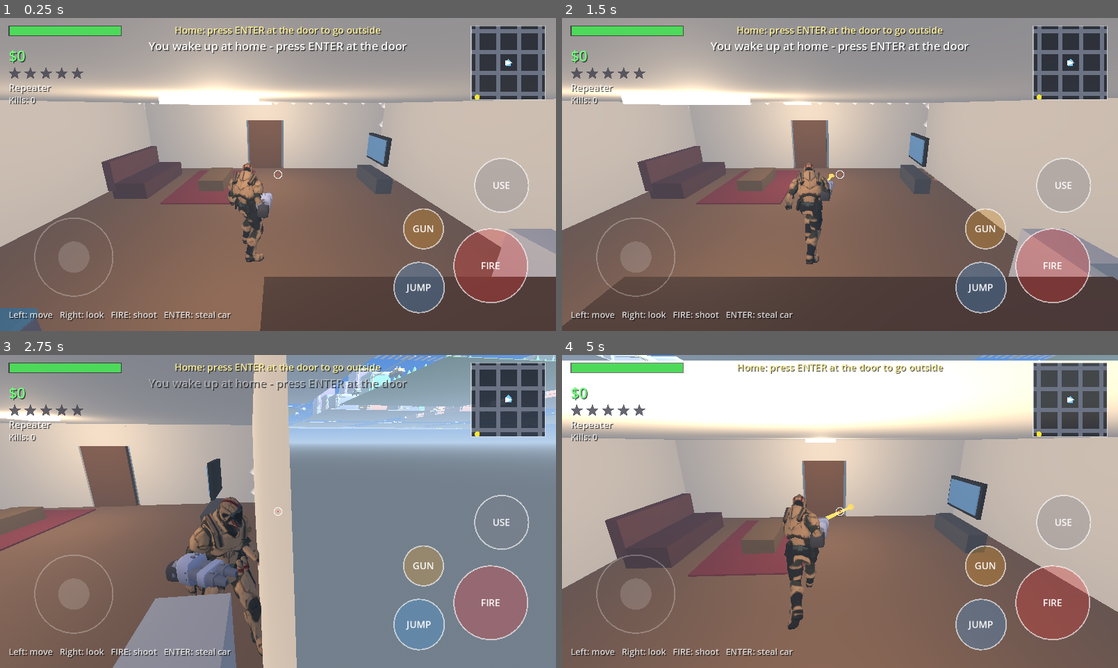
Above: before the commit, frames 1-4 (two rows, left to right).
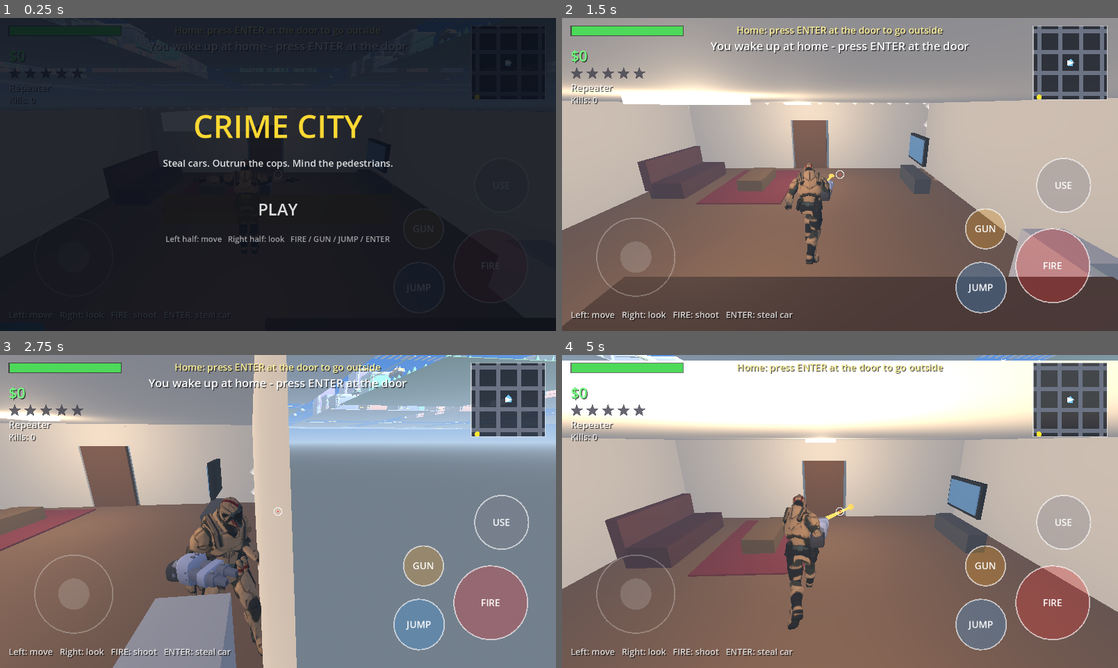
Above: after the commit, the same moments.

Repository: alikhanpkfhg/open-world-crime-city
Game: Godot game, scene res://scenes/main.tscn
Same seed, same stepped clock (60 frames per second), same inputs: the game is played once before the commit and once after it.
Inputs (mouse positions are in pixels of both pictures, inside the frame that each line leads up to):
- Up to frame 1 (0.25 s): no input
- Up to frame 2 (1.5 s): click (840, 208) at 0.5 s, where only the run after the commit has a clickable "PLAY"; tap Enter at 1.25 s; move the mouse to (962, 158) at 1.27 s; hold D from 1.28 s (still down); hold F from 1.28 s (still down); click (962, 158) at 1.42 s
- Up to frame 3 (2.75 s): tap Space at 1.52 s; release D at 2 s; release F at 2 s; drag from (166, 527) to (250, 574) at 2.02 s
- Up to frame 4 (5 s): move the mouse to (895, 442) at 2.77 s; hold D 2.78-3.5 s; tap E at 2.85 s; drag from (812, 574) to (673, 464) at 3.52 s; move the mouse to (1006, 558) at 4.27 s; hold A from 4.28 s (still down); hold F from 4.28 s (still down); tap Space at 4.52 s

The runs differ from the first frame. In frame 1, 100% of the frame differs, in the area x 0-100%, y 0-100%; in frame 2, less than 0.1%; in frame 3, 0.5%; in frame 4, less than 0.1%.

Commit message:
Add a rocket launcher and a main menu
Rocket Launcher: third weapon (cycled with GUN), fires a rocket from the
muzzle along the camera aim that explodes on contact — blast damage to
cars, pedestrians, corpses and the shooter. Launcher built from primitives.

Main menu: title screen over the paused city; PLAY unpauses.

Diff:
--- a/scripts/main.gd
+++ b/scripts/main.gd
@@ -7,6 +7,7 @@
 const PickupScript = preload("res://scripts/pickup.gd")
 const PlayerScript = preload("res://scripts/player.gd")
 const HudScript = preload("res://scripts/hud.gd")
+const MenuScript = preload("res://scripts/menu.gd")
 const HouseScript = preload("res://scripts/house.gd")
 
 const CARS: Array = [
@@ -42,6 +43,7 @@
 var beacon_ring: MeshInstance3D
 var player
 var house
+var menu
 
 
 func _ready() -> void:
@@ -64,6 +66,7 @@
 	_build_marker()
 	G.ped_died.connect(func() -> void: ped_pending += 1)
 	G.message.emit("You wake up at home - press ENTER at the door")
+	_build_menu()
 	# Roadmap
 	# 1. More vehicles (sports car, police cruiser model) and motorbikes.
 	# 2. Missions: timed deliveries, chase-the-suspect, taxi fares.
@@ -321,6 +324,7 @@
 	player.global_position = house.interior_spawn
 	G.cam_yaw = -PI * 0.5
 	player.model.rotation.y = G.cam_yaw
+	player._process(0.0)  # Place the camera once, before the menu unpauses.
 
 
 func _build_hud() -> void:
@@ -329,6 +333,13 @@
 	var hud := Control.new()
 	hud.set_script(HudScript)
 	layer.add_child(hud)
+
+
+func _build_menu() -> void:
+	menu = MenuScript.new()
+	menu.name = "MainMenu"
+	add_child(menu)
+	get_tree().paused = true
 
 
 func _make_car(idx: int, mode: int):
--- /dev/null
+++ b/scripts/menu.gd
@@ -0,0 +1,61 @@
+extends CanvasLayer
+# Main menu: a title screen over the paused city. The world is built and then
+# the tree is paused; PLAY unpauses, so the city is already loaded behind it.
+
+var font: Font
+
+
+func _ready() -> void:
+	process_mode = Node.PROCESS_MODE_ALWAYS
+	layer = 10
+	font = ThemeDB.fallback_font
+
+	var bg := ColorRect.new()
+	bg.color = Color(0.03, 0.05, 0.09, 0.85)
+	bg.set_anchors_and_offsets_preset(Control.PRESET_FULL_RECT)
+	add_child(bg)
+
+	var box := VBoxContainer.new()
+	box.set_anchors_and_offsets_preset(Control.PRESET_CENTER)
+	box.grow_horizontal = Control.GROW_DIRECTION_BOTH
+	box.grow_vertical = Control.GROW_DIRECTION_BOTH
+	box.alignment = BoxContainer.ALIGNMENT_CENTER
+	box.add_theme_constant_override("separation", 20)
+	add_child(box)
+
+	var title := Label.new()
+	title.text = "CRIME CITY"
+	title.horizontal_alignment = HORIZONTAL_ALIGNMENT_CENTER
+	title.add_theme_font_size_override("font_size", 72)
+	title.add_theme_color_override("font_color", Color(1.0, 0.85, 0.2))
+	box.add_child(title)
+
+	var sub := Label.new()
+	sub.text = "Steal cars. Outrun the cops. Mind the pedestrians."
+	sub.horizontal_alignment = HORIZONTAL_ALIGNMENT_CENTER
+	sub.add_theme_font_size_override("font_size", 22)
+	sub.add_theme_color_override("font_color", Color(1, 1, 1, 0.85))
+	box.add_child(sub)
+
+	var spacer := Control.new()
+	spacer.custom_minimum_size = Vector2(0.0, 16.0)
+	box.add_child(spacer)
+
+	var play := Button.new()
+	play.text = "PLAY"
+	play.custom_minimum_size = Vector2(280.0, 70.0)
+	play.add_theme_font_size_override("font_size", 38)
+	play.pressed.connect(_start)
+	box.add_child(play)
+
+	var hint := Label.new()
+	hint.text = "Left half: move   Right half: look   FIRE / GUN / JUMP / ENTER"
+	hint.horizontal_alignment = HORIZONTAL_ALIGNMENT_CENTER
+	hint.add_theme_font_size_override("font_size", 18)
+	hint.add_theme_color_override("font_color", Color(1, 1, 1, 0.6))
+	box.add_child(hint)
+
+
+func _start() -> void:
+	get_tree().paused = false
+	queue_free()
--- a/scripts/player.gd
+++ b/scripts/player.gd
@@ -3,6 +3,7 @@
 
 const U = preload("res://scripts/util.gd")
 const C = preload("res://scripts/char_model.gd")
+const RocketScript = preload("res://scripts/rocket.gd")
 
 # Some gun models point +Z; flip this one line if a weapon looks back to front.
 const GUN_YAW: float = PI
@@ -10,6 +11,7 @@
 const WEAPONS: Array = [
 	{"name": "Repeater", "model": preload("res://models/weapons/blaster-repeater.glb"), "dmg": 14.0, "cd": 0.12, "pellets": 1, "spread": 0.012, "range": 75.0, "snd": "res://audio/blaster_repeater.ogg"},
 	{"name": "Scattergun", "model": preload("res://models/weapons/blaster.glb"), "dmg": 16.0, "cd": 0.55, "pellets": 5, "spread": 0.075, "range": 42.0, "snd": "res://audio/blaster.ogg"},
+	{"name": "Rocket Launcher", "model": null, "dmg": 0.0, "cd": 1.4, "pellets": 1, "spread": 0.0, "range": 95.0, "snd": "res://audio/impact.ogg", "rocket": true},
 ]
 
 var health: float = 100.0
@@ -53,7 +55,7 @@
 	gun_holder.position = Vector3(0.3, 1.14, -0.3)
 	model.add_child(gun_holder)
 	for w in WEAPONS:
-		var g: Node3D = U.fit_len(w["model"], 0.7)
+		var g: Node3D = U.rocket_launcher() if w.get("rocket", false) else U.fit_len(w["model"], 0.7)
 		g.rotation.y = GUN_YAW
 		g.position = Vector3(0.0, -0.06, -0.12)
 		g.visible = false
@@ -202,6 +204,9 @@
 		return
 	var w: Dictionary = WEAPONS[wi]
 	cd = w["cd"]
+	if w.get("rocket", false):
+		_fire_rocket()
+		return
 	var fwd: Vector3 = -cam.global_transform.basis.z
 	var head: Vector3 = global_position + Vector3(0.0, 1.5, 0.0)
 	var start: Vector3 = cam.global_position + fwd * (cam.global_position.distance_to(head) * 0.9)
@@ -234,6 +239,18 @@
 		U.spark(parent, hit_pos, Color(1.0, 0.85, 0.35), 0.12)
 
 
+# Rockets fly from the muzzle along the camera's aim and blow up on contact.
+func _fire_rocket() -> void:
+	var fwd: Vector3 = -cam.global_transform.basis.z
+	var yawm: float = model.rotation.y
+	var muzzle: Vector3 = gun_holder.global_position + Vector3(-sin(yawm), 0.0, -cos(yawm)) * 0.6
+	G.sfx("res://audio/impact.ogg", muzzle, -4.0, 1.3)
+	U.spark(get_parent(), muzzle, Color(1.0, 0.7, 0.3), 0.5)
+	var r = RocketScript.new()
+	get_parent().add_child(r)
+	r.start(muzzle, fwd)
+
+
 func _assist(start: Vector3, fwd: Vector3, rng_m: float, space: PhysicsDirectSpaceState3D, muzzle: Vector3) -> Node3D:
 	var best: Node3D = null
 	var best_along: float = 1.0e9
--- /dev/null
+++ b/scripts/rocket.gd
@@ -0,0 +1,129 @@
+extends Node3D
+# Rocket fired by the Rocket Launcher: flies straight from the muzzle and
+# explodes on the first thing it touches, damaging everything nearby.
+
+const U = preload("res://scripts/util.gd")
+
+const SPEED: float = 42.0
+const MAX_DIST: float = 95.0
+const RADIUS: float = 8.5
+const DMG: float = 130.0
+
+var vel: Vector3 = Vector3.ZERO
+var flown: float = 0.0
+var boom: bool = false
+var trail_t: float = 0.0
+
+
+func _ready() -> void:
+	# Body and warhead, drawn along the flight direction (-Z).
+	var mi := MeshInstance3D.new()
+	var cm := CylinderMesh.new()
+	cm.top_radius = 0.09
+	cm.bottom_radius = 0.09
+	cm.height = 0.55
+	cm.radial_segments = 8
+	mi.mesh = cm
+	mi.rotation.x = PI * 0.5
+	mi.material_override = U.unshaded(Color(1.0, 0.72, 0.3))
+	mi.cast_shadow = GeometryInstance3D.SHADOW_CASTING_SETTING_OFF
+	add_child(mi)
+	var tip := MeshInstance3D.new()
+	var cone := CylinderMesh.new()
+	cone.top_radius = 0.0
+	cone.bottom_radius = 0.09
+	cone.height = 0.22
+	cone.radial_segments = 8
+	tip.mesh = cone
+	tip.rotation.x = -PI * 0.5
+	tip.position = Vector3(0.0, 0.0, -0.38)
+	tip.material_override = U.unshaded(Color(0.85, 0.15, 0.1))
+	tip.cast_shadow = GeometryInstance3D.SHADOW_CASTING_SETTING_OFF
+	add_child(tip)
+	var light := OmniLight3D.new()
+	light.light_color = Color(1.0, 0.7, 0.4)
+	light.light_energy = 1.4
+	light.omni_range = 7.0
+	add_child(light)
+
+
+func start(pos: Vector3, direction: Vector3) -> void:
+	global_position = pos
+	vel = direction.normalized() * SPEED
+	if vel.length_squared() > 0.0:
+		look_at(pos + vel, Vector3.UP)
+
+
+func _physics_process(dt: float) -> void:
+	var from: Vector3 = global_position
+	var to: Vector3 = from + vel * dt
+	# World, cars, corpses, pedestrians. The player is excluded so a rocket
+	# never detonates on its own shooter in flight.
+	var q := PhysicsRayQueryParameters3D.create(from, to, 1 | 4 | 8 | 16)
+	var h: Dictionary = get_world_3d().direct_space_state.intersect_ray(q)
+	if not h.is_empty():
+		global_position = h["position"]
+		explode()
+		return
+	global_position = to
+	flown += vel.length() * dt
+	trail_t -= dt
+	if trail_t <= 0.0:
+		trail_t = 0.045
+		U.spark(get_parent(), global_position, Color(0.75, 0.75, 0.78), 0.14)
+	if flown >= MAX_DIST:
+		explode()
+
+
+func explode() -> void:
+	if boom:
+		return
+	boom = true
+	var pos: Vector3 = global_position
+	var scene: Node = get_parent()
+	U.spark(scene, pos, Color(1.0, 0.6, 0.15), 4.2)
+	U.spark(scene, pos + Vector3(0.0, 1.2, 0.0), Color(1.0, 0.9, 0.4), 2.4)
+	U.spark(scene, pos + Vector3(0.0, 0.4, 0.0), Color(0.35, 0.33, 0.3), 2.8)
+	G.sfx("res://audio/enemy_destroy.ogg", pos, 4.0, 1.0)
+	for n in scene.get_tree().get_nodes_in_group("car"):
+		if n.exploded:
+			continue
+		var v: Vector3 = n.global_position - pos
+		v.y = 0.0
+		var d: float = v.length()
+		if d < RADIUS and n.has_method("take_damage"):
+			n.take_damage(DMG * (1.0 - d / RADIUS * 0.55), v.normalized(), true)
+	for p in scene.get_tree().get_nodes_in_group("pedestrian"):
+		if p.dead:
+			continue
+		var pv: Vector3 = p.global_position - pos
+		pv.y = 0.0
+		if pv.length() < RADIUS:
+			p.hit_by_car(pv.normalized() * 11.0 + Vector3(0.0, 5.0, 0.0), true)
+	if G.player != null and not G.player.dead:
+		var pd: float = G.player.global_position.distance_to(pos)
+		if pd < RADIUS:
+			G.player.take_damage(DMG * 0.45 * (1.0 - pd / RADIUS), (G.player.global_position - pos).normalized(), false)
+	_blast_bodies(scene, pos)
+	queue_free()
+
+
+# Flings nearby physics corpses (ragdoll parts and bodies).
+func _blast_bodies(scene: Node, pos: Vector3) -> void:
+	var space: PhysicsDirectSpaceState3D = get_world_3d().direct_space_state
+	if space == null:
+		return
+	var ss := SphereShape3D.new()
+	ss.radius = RADIUS
+	var sq := PhysicsShapeQueryParameters3D.new()
+	sq.shape = ss
+	sq.transform = Transform3D(Basis(), pos)
+	sq.collision_mask = 8
+	sq.collide_with_bodies = true
+	for h in space.intersect_shape(sq, 24):
+		var rb: Object = h.get("collider")
+		if rb is RigidBody3D:
+			var body: RigidBody3D = rb as RigidBody3D
+			var v: Vector3 = body.global_position + Vector3(0.0, 0.4, 0.0) - pos
+			var d: float = maxf(1.5, v.length())
+			body.apply_impulse(v.normalized() * 2600.0 / d, Vector3.ZERO)
--- a/scripts/util.gd
+++ b/scripts/util.gd
@@ -113,6 +113,41 @@
 	return holder
 
 
+# The rocket launcher: no model in the asset pool, so it is built from
+# primitives (a tube, grip, sight and a red warhead tip), aimed down -Z.
+static func rocket_launcher() -> Node3D:
+	var holder := Node3D.new()
+	var tube := MeshInstance3D.new()
+	var cm := CylinderMesh.new()
+	cm.top_radius = 0.09
+	cm.bottom_radius = 0.09
+	cm.height = 0.95
+	cm.radial_segments = 12
+	tube.mesh = cm
+	tube.rotation.x = PI * 0.5
+	tube.material_override = mat(Color(0.36, 0.42, 0.3), 0.55)
+	tube.position = Vector3(0.0, 0.0, -0.12)
+	holder.add_child(tube)
+	var tip := MeshInstance3D.new()
+	var cone := CylinderMesh.new()
+	cone.top_radius = 0.0
+	cone.bottom_radius = 0.09
+	cone.height = 0.2
+	cone.radial_segments = 12
+	tip.mesh = cone
+	tip.rotation.x = -PI * 0.5
+	tip.position = Vector3(0.0, 0.0, -0.7)
+	tip.material_override = mat(Color(0.75, 0.2, 0.15), 0.5)
+	holder.add_child(tip)
+	var grip := box(Vector3(0.09, 0.24, 0.15), mat(Color(0.2, 0.2, 0.22), 0.7))
+	grip.position = Vector3(0.0, -0.17, 0.06)
+	holder.add_child(grip)
+	var sight := box(Vector3(0.05, 0.1, 0.12), mat(Color(0.15, 0.15, 0.17), 0.7))
+	sight.position = Vector3(0.0, 0.14, 0.12)
+	holder.add_child(sight)
+	return holder
+
+
 static func set_vis_range(root: Node, dist: float) -> void:
 	for n in root.find_children("*", "MeshInstance3D", true, false):
 		(n as MeshInstance3D).visibility_range_end = dist
